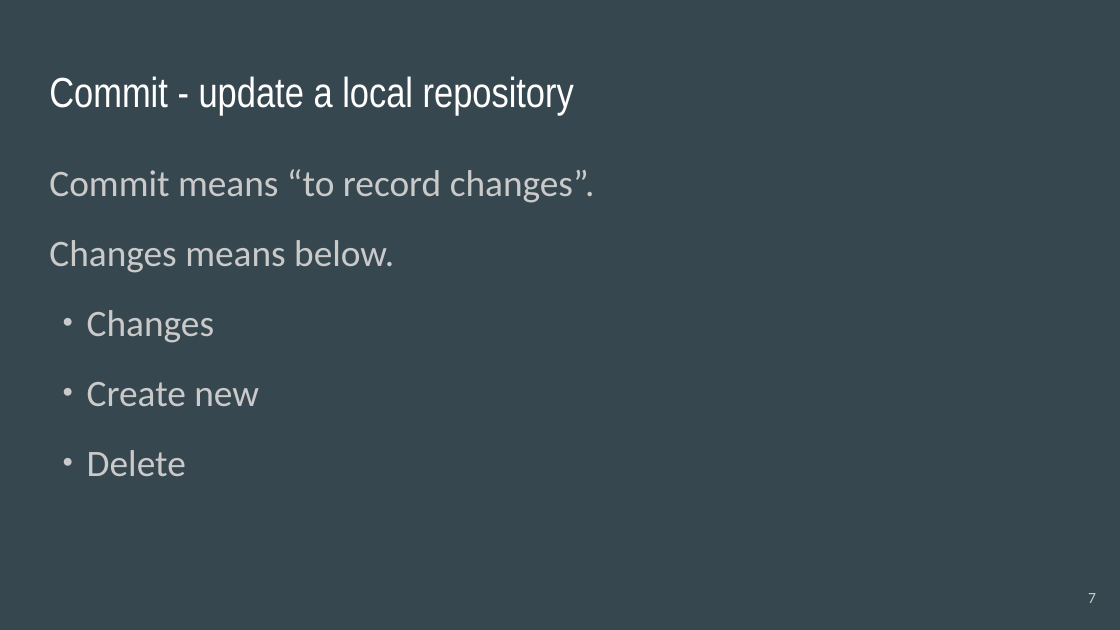
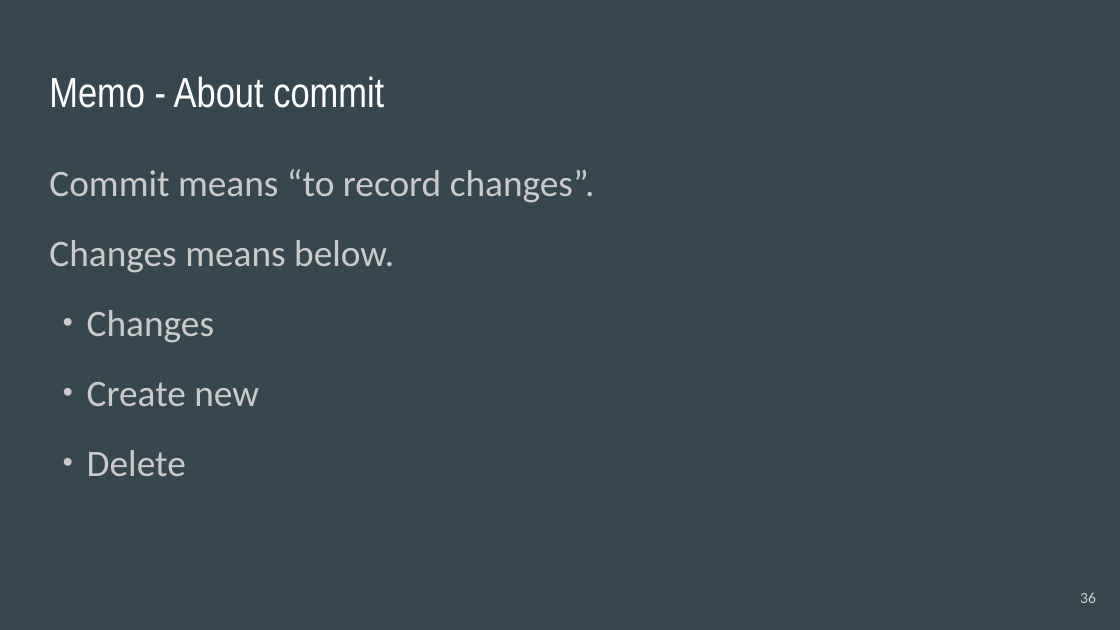
Before and after one commit to acchi17/StudyGit, a slide deck: slide 36 of GitStudySession.pptx (slide 7 before the commit). Drawn at 1120x630 pixels with LibreOffice and Linux fonts; fonts in the diff are those of the drawing. Boxes give left, top, right and bottom in pixels: in the first picture for what was removed or moved away, otherwise in the second. Text is boxed around its words. In the diff, an @@ line names an element or a change of style, - is before the commit and + after.

```diff
--- a/GitStudySession.pptx
+++ b/GitStudySession.pptx
@@ title at (49, 76, 384, 108): text changed @@
-Commit - update a local repository
+Memo - About commit
@@ page number at (1080, 592, 1096, 603): text changed @@
-7
+36
```
Also in this commit, not shown: 10 other slides changed, 6 slides added.
